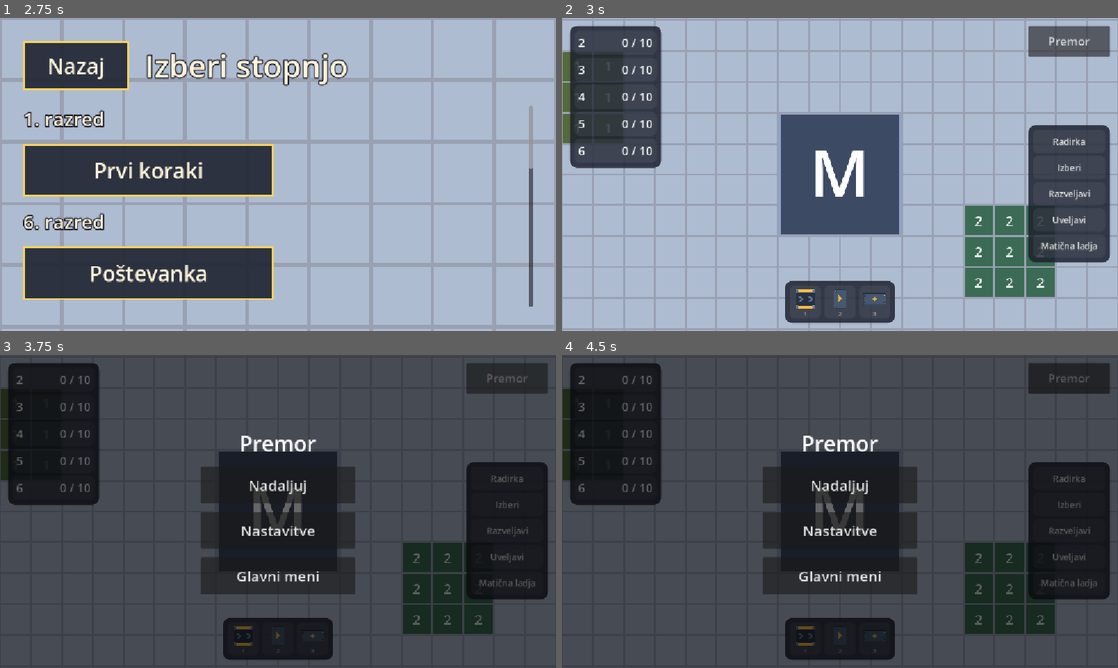
Above: before the commit, frames 1-4 (two rows, left to right).
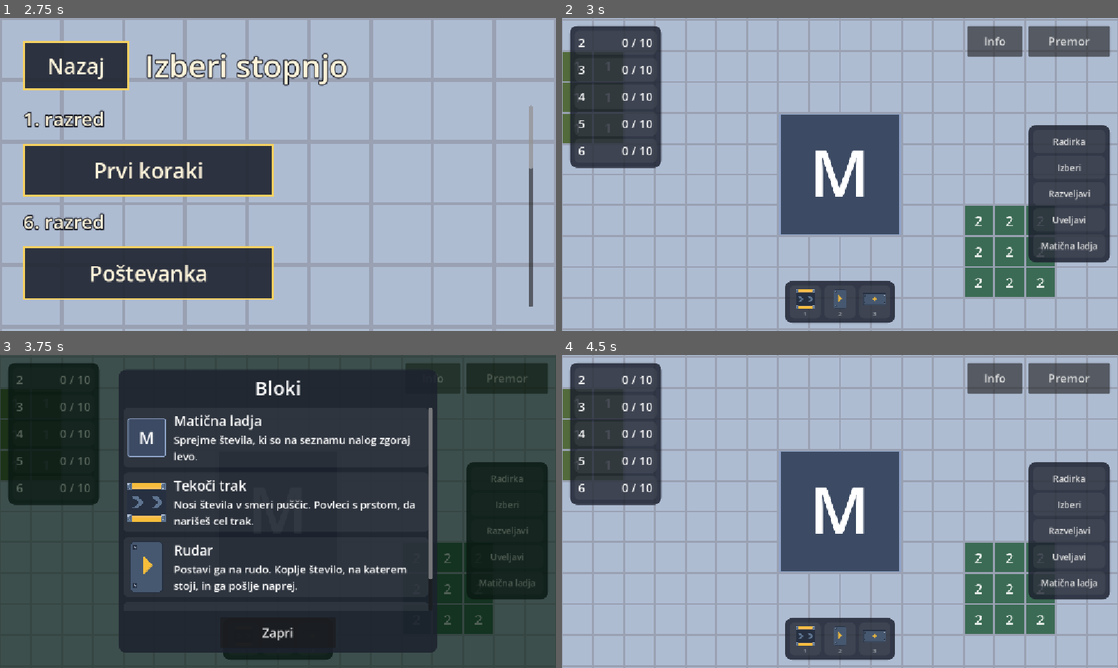
Above: after the commit, the same moments.

Repository: Maksim3l/MatFab
Game: Godot game, scene res://ui/main_menu.tscn
Two runs of this game, one before a commit and one after it. Both use one fixed random seed, a clock stepped at 60 frames per second and the inputs below.
Inputs (mouse positions are in pixels of both pictures, inside the frame that each line leads up to):
- Up to frame 1 (2.75 s): click "Igraj" at 0.5 s; click "Nazaj" at 1.25 s; click "Igraj" at 2 s
- Up to frame 2 (3 s): click "Prvi koraki" at 2.75 s
- Up to frame 3 (3.75 s): click "Premor" (after the commit: "Info") at 3.5 s
- Up to frame 4 (4.5 s): click (840, 633) at 4.25 s, where only the run after the commit has a clickable "Zapri"

Frame 1 is identical in both runs. In frame 2, 1.0% of the frame differs, in the area x 72-83%, y 2-13%; in frame 3, 25%; in frame 4, 99%, in the area x 0-100%, y 0-100%.

Commit message:
UI: Add tutorial panel, first-time block info and the Info window
Co-Authored-By: Claude Opus 5.5 <noreply@anthropic.com>

Diff:
--- a/game/game.gd
+++ b/game/game.gd
@@ -14,6 +14,8 @@
 var paused := false
 # Filled from progress.sav by the save store; level select marks these levels.
 var completed_levels: Array[StringName] = []
+# Blocks whose description the HUD has already shown once; the Info window shows them again.
+var seen_block_info: Array[StringName] = []
 
 
 func _ready() -> void:
--- a/game/play.gd
+++ b/game/play.gd
@@ -5,6 +5,8 @@
 @onready var action_bar: ActionBar = $UiLayer/ActionBar
 @onready var pause_menu: PauseMenu = $UiLayer/PauseMenu
 @onready var level_complete: LevelComplete = $UiLayer/LevelComplete
+@onready var tutorial_panel: TutorialPanel = $UiLayer/TutorialPanel
+@onready var block_info_menu: BlockInfoMenu = $UiLayer/BlockInfoMenu
 
 
 func _ready() -> void:
@@ -12,11 +14,16 @@
 	hud.show_goals(Game.sim.tracker)
 	hud.show_toolbar(world_view.build_tool)
 	hud.pause_pressed.connect(pause)
+	hud.info_pressed.connect(open_info)
+	block_info_menu.close_pressed.connect(close_info)
 	action_bar.show_tool(world_view.build_tool, Registry.controls_sorted)
 	pause_menu.resume_pressed.connect(resume)
 	pause_menu.main_menu_pressed.connect(Game.open.bind(&"main_menu"))
 	level_complete.main_menu_pressed.connect(Game.open.bind(&"main_menu"))
 	Game.level_completed.connect(level_complete.show)
+	Game.level_completed.connect(tutorial_panel.hide)
+	# The tutorial starts over on every visit; Preskoči hides it.
+	tutorial_panel.show_tutorial(Game.level.tutorial, Game.sim, world_view.build_tool)
 	if Game.sim.tracker.is_complete():
 		level_complete.show()
 	elif Game.paused:
@@ -27,6 +34,8 @@
 func go_back() -> void:
 	if level_complete.visible:
 		Game.open(&"main_menu")
+	elif block_info_menu.visible:
+		close_info()
 	elif pause_menu.visible:
 		resume()
 	elif not world_view.build_tool.cancel():
@@ -42,3 +51,17 @@
 func resume() -> void:
 	Game.paused = false
 	pause_menu.hide()
+
+
+# The Info window lists the mothership and every block the level offers; the sim waits while it is open.
+func open_info() -> void:
+	world_view.build_tool.cancel_gesture()
+	Game.paused = true
+	var defs: Array[BuildingDef] = [Registry.buildings[&"mothership"]]
+	defs.append_array(Game.level.buildable)
+	block_info_menu.show_blocks(defs)
+
+
+func close_info() -> void:
+	Game.paused = false
+	block_info_menu.hide()
--- a/game/play.tscn
+++ b/game/play.tscn
@@ -6,6 +6,8 @@
 [ext_resource type="PackedScene" path="res://ui/action_bar.tscn" id="4_bar"]
 [ext_resource type="PackedScene" path="res://ui/pause_menu.tscn" id="5_pause"]
 [ext_resource type="PackedScene" path="res://ui/level_complete.tscn" id="6_complete"]
+[ext_resource type="PackedScene" path="res://ui/tutorial_panel.tscn" id="7_tutorial"]
+[ext_resource type="PackedScene" path="res://ui/block_info_menu.tscn" id="8_info"]
 
 [node name="Play" type="Node"]
 script = ExtResource("1_play")
@@ -18,6 +20,12 @@
 
 [node name="ActionBar" parent="UiLayer" instance=ExtResource("4_bar")]
 
+[node name="TutorialPanel" parent="UiLayer" instance=ExtResource("7_tutorial")]
+visible = false
+
+[node name="BlockInfoMenu" parent="UiLayer" instance=ExtResource("8_info")]
+visible = false
+
 [node name="PauseMenu" parent="UiLayer" instance=ExtResource("5_pause")]
 visible = false
 
--- /dev/null
+++ b/game/tutorial.gd
@@ -0,0 +1,68 @@
+class_name Tutorial extends RefCounted
+
+signal step_changed
+signal finished
+
+var steps: Array[TutorialStep]
+var index := 0
+
+
+func _init(level_steps: Array[TutorialStep]) -> void:
+	steps = level_steps
+
+
+func current() -> TutorialStep:
+	return steps[index] if index < steps.size() else null
+
+
+func is_finished() -> bool:
+	return index >= steps.size()
+
+
+# Moves past every step the player has already done, so a step finished early is skipped.
+func update(sim: Simulation, tool_def: BuildingDef) -> void:
+	while not is_finished() and is_done(current(), sim, tool_def):
+		next()
+
+
+func next() -> void:
+	if is_finished():
+		return
+	index += 1
+	step_changed.emit()
+	if is_finished():
+		finished.emit()
+
+
+func skip() -> void:
+	if is_finished():
+		return
+	index = steps.size()
+	step_changed.emit()
+	finished.emit()
+
+
+static func is_done(step: TutorialStep, sim: Simulation, tool_def: BuildingDef) -> bool:
+	match step.goal:
+		TutorialStep.Goal.SELECT:
+			return tool_def != null and tool_def == step.block
+		TutorialStep.Goal.PLACE:
+			return placed_count(sim, step.block) >= step.amount
+		TutorialStep.Goal.DELIVER:
+			return delivered_count(sim.tracker) >= step.amount
+	return false
+
+
+static func placed_count(sim: Simulation, def: BuildingDef) -> int:
+	var count := 0
+	for building in sim.buildings:
+		if building.def == def:
+			count += 1
+	return count
+
+
+static func delivered_count(tracker: GoalTracker) -> int:
+	var count := 0
+	for number in tracker.received:
+		count += tracker.received[number]
+	return count
--- /dev/null
+++ b/ui/block_info_menu.gd
@@ -0,0 +1,74 @@
+class_name BlockInfoMenu extends Control
+
+signal close_pressed
+
+const ICON_SIZE := Vector2(80, 80)
+const NAME_FONT_SIZE := 28
+const TEXT_FONT_SIZE := 22
+const SYMBOL_FONT_SIZE := 34
+
+@onready var panel: PanelContainer = $Center/Panel
+@onready var rows: VBoxContainer = $Center/Panel/Column/Scroll/Rows
+@onready var close_button: Button = $Center/Panel/Column/CloseButton
+
+
+func _ready() -> void:
+	BarStyle.style_panel(panel)
+	close_button.pressed.connect(close_pressed.emit)
+
+
+# One row per block: its picture, its name and what it does.
+func show_blocks(defs: Array[BuildingDef]) -> void:
+	for child in rows.get_children():
+		child.queue_free()
+	for def in defs:
+		rows.add_child(make_row(def))
+	show()
+
+
+func make_row(def: BuildingDef) -> PanelContainer:
+	var row := PanelContainer.new()
+	row.add_theme_stylebox_override("panel", BarStyle.slot_box(BarStyle.SLOT_COLOR, 8))
+	var line := HBoxContainer.new()
+	line.add_theme_constant_override("separation", 16)
+	row.add_child(line)
+	line.add_child(make_icon(def))
+	var words := VBoxContainer.new()
+	words.size_flags_horizontal = Control.SIZE_EXPAND_FILL
+	words.alignment = BoxContainer.ALIGNMENT_CENTER
+	line.add_child(words)
+	words.add_child(make_label(def.display_name, NAME_FONT_SIZE))
+	words.add_child(make_label(def.description, TEXT_FONT_SIZE))
+	return row
+
+
+# Blocks without art yet show the symbol they are drawn with on the grid.
+func make_icon(def: BuildingDef) -> Control:
+	if def.sprite != null:
+		var picture := TextureRect.new()
+		picture.texture = def.sprite
+		picture.custom_minimum_size = ICON_SIZE
+		picture.expand_mode = TextureRect.EXPAND_IGNORE_SIZE
+		picture.stretch_mode = TextureRect.STRETCH_KEEP_ASPECT_CENTERED
+		picture.texture_filter = CanvasItem.TEXTURE_FILTER_NEAREST
+		return picture
+	var tile := make_label(def.symbol, SYMBOL_FONT_SIZE)
+	tile.custom_minimum_size = ICON_SIZE
+	tile.horizontal_alignment = HORIZONTAL_ALIGNMENT_CENTER
+	tile.vertical_alignment = VERTICAL_ALIGNMENT_CENTER
+	tile.autowrap_mode = TextServer.AUTOWRAP_OFF
+	var box := StyleBoxFlat.new()
+	box.bg_color = BuildingView.FILL_COLOR
+	box.border_color = BuildingView.BORDER_COLOR
+	box.set_border_width_all(2)
+	box.set_corner_radius_all(4)
+	tile.add_theme_stylebox_override("normal", box)
+	return tile
+
+
+func make_label(text: String, font_size: int) -> Label:
+	var label := Label.new()
+	label.text = text
+	label.autowrap_mode = TextServer.AUTOWRAP_WORD_SMART
+	label.add_theme_font_size_override("font_size", font_size)
+	return label
--- /dev/null
+++ b/ui/block_info_menu.tscn
@@ -0,0 +1,61 @@
+[gd_scene format=3]
+
+[ext_resource type="Script" path="res://ui/block_info_menu.gd" id="1_info"]
+
+[node name="BlockInfoMenu" type="Control"]
+layout_mode = 3
+anchors_preset = 15
+anchor_right = 1.0
+anchor_bottom = 1.0
+grow_horizontal = 2
+grow_vertical = 2
+script = ExtResource("1_info")
+
+[node name="Shade" type="ColorRect" parent="."]
+layout_mode = 1
+anchors_preset = 15
+anchor_right = 1.0
+anchor_bottom = 1.0
+grow_horizontal = 2
+grow_vertical = 2
+color = Color(0, 0.08, 0.02, 0.65)
+
+[node name="Center" type="CenterContainer" parent="."]
+layout_mode = 1
+anchors_preset = 15
+anchor_right = 1.0
+anchor_bottom = 1.0
+grow_horizontal = 2
+grow_vertical = 2
+mouse_filter = 2
+
+[node name="Panel" type="PanelContainer" parent="Center"]
+layout_mode = 2
+
+[node name="Column" type="VBoxContainer" parent="Center/Panel"]
+layout_mode = 2
+theme_override_constants/separation = 14
+
+[node name="Title" type="Label" parent="Center/Panel/Column"]
+layout_mode = 2
+theme_override_font_sizes/font_size = 40
+text = "Bloki"
+horizontal_alignment = 1
+
+[node name="Scroll" type="ScrollContainer" parent="Center/Panel/Column"]
+custom_minimum_size = Vector2(640, 420)
+layout_mode = 2
+horizontal_scroll_mode = 0
+
+[node name="Rows" type="VBoxContainer" parent="Center/Panel/Column/Scroll"]
+layout_mode = 2
+size_flags_horizontal = 3
+theme_override_constants/separation = 10
+
+[node name="CloseButton" type="Button" parent="Center/Panel/Column"]
+custom_minimum_size = Vector2(240, 64)
+layout_mode = 2
+size_flags_horizontal = 4
+focus_mode = 0
+theme_override_font_sizes/font_size = 26
+text = "Zapri"
--- a/ui/hud.gd
+++ b/ui/hud.gd
@@ -1,6 +1,7 @@
 class_name Hud extends Control
 
 signal pause_pressed
+signal info_pressed
 
 const GOAL_FONT_SIZE := 24
 const GOAL_ROW_WIDTH := 170
@@ -18,16 +19,22 @@
 var goal_rows: Dictionary[int, PanelContainer] = {}
 var build_tool: BuildTool
 var slot_buttons: Dictionary[BuildingDef, Button] = {}
+# The block whose description is above the hotbar, or null.
+var info_def: BuildingDef
 
 @onready var goal_panel: PanelContainer = $GoalPanel
 @onready var goal_list: VBoxContainer = $GoalPanel/GoalList
 @onready var toolbar: PanelContainer = $Toolbar
 @onready var slot_list: HBoxContainer = $Toolbar/Slots
 @onready var pause_button: Button = $PauseButton
+@onready var info_button: Button = $InfoButton
+@onready var block_info: PanelContainer = $BlockInfo
+@onready var block_info_text: Label = $BlockInfo/Text
 
 
 func _ready() -> void:
 	pause_button.pressed.connect(pause_pressed.emit)
+	info_button.pressed.connect(info_pressed.emit)
 
 
 func show_goals(goal_tracker: GoalTracker) -> void:
@@ -149,3 +156,19 @@
 func refresh_toolbar() -> void:
 	for def in slot_buttons:
 		slot_buttons[def].set_pressed_no_signal(build_tool.tool_def == def)
+	refresh_block_info()
+
+
+# The first time a block becomes the tool, a line above the hotbar says what it does until the tool changes.
+# After that the Info window holds every description.
+func refresh_block_info() -> void:
+	var def := build_tool.tool_def
+	if def != info_def:
+		var first_time := def != null and def.description != "" and not Game.seen_block_info.has(def.id)
+		info_def = def if first_time else null
+		if first_time:
+			Game.seen_block_info.append(def.id)
+	block_info.visible = info_def != null
+	if block_info.visible:
+		BarStyle.style_panel(block_info)
+		block_info_text.text = "%s: %s" % [info_def.display_name, info_def.description]
--- a/ui/hud.tscn
+++ b/ui/hud.tscn
@@ -39,6 +39,20 @@
 theme_override_font_sizes/font_size = 24
 text = "Premor"
 
+[node name="InfoButton" type="Button" parent="."]
+layout_mode = 1
+anchors_preset = 1
+anchor_left = 1.0
+anchor_right = 1.0
+offset_left = -312.0
+offset_top = 16.0
+offset_right = -198.0
+offset_bottom = 80.0
+grow_horizontal = 0
+focus_mode = 0
+theme_override_font_sizes/font_size = 24
+text = "Info"
+
 [node name="Toolbar" type="PanelContainer" parent="."]
 layout_mode = 1
 anchors_preset = 7
@@ -55,3 +69,25 @@
 layout_mode = 2
 mouse_filter = 2
 theme_override_constants/separation = 8
+
+[node name="BlockInfo" type="PanelContainer" parent="."]
+visible = false
+layout_mode = 1
+anchors_preset = 7
+anchor_left = 0.5
+anchor_top = 1.0
+anchor_right = 0.5
+anchor_bottom = 1.0
+offset_left = -260.0
+offset_top = -124.0
+offset_right = 260.0
+offset_bottom = -124.0
+grow_horizontal = 2
+grow_vertical = 0
+mouse_filter = 2
+
+[node name="Text" type="Label" parent="BlockInfo"]
+layout_mode = 2
+theme_override_font_sizes/font_size = 20
+horizontal_alignment = 1
+autowrap_mode = 3
--- /dev/null
+++ b/ui/tutorial_panel.gd
@@ -0,0 +1,57 @@
+class_name TutorialPanel extends PanelContainer
+
+const TEXT_FONT_SIZE := 24
+const HEADER_FONT_SIZE := 18
+const HEADER_COLOR := Color(1, 1, 1, 0.55)
+
+var tutorial: Tutorial
+var sim: Simulation
+var build_tool: BuildTool
+
+@onready var step_label: Label = $Rows/Header/StepLabel
+@onready var skip_button: Button = $Rows/Header/SkipButton
+@onready var text_label: Label = $Rows/TextLabel
+@onready var next_button: Button = $Rows/NextButton
+
+
+func _ready() -> void:
+	BarStyle.style_panel(self)
+	step_label.add_theme_font_size_override("font_size", HEADER_FONT_SIZE)
+	step_label.add_theme_color_override("font_color", HEADER_COLOR)
+	text_label.add_theme_font_size_override("font_size", TEXT_FONT_SIZE)
+	skip_button.pressed.connect(skip)
+	next_button.pressed.connect(next)
+
+
+func show_tutorial(steps: Array[TutorialStep], simulation: Simulation, tool: BuildTool) -> void:
+	sim = simulation
+	build_tool = tool
+	tutorial = Tutorial.new(steps)
+	tutorial.step_changed.connect(refresh)
+	refresh()
+
+
+# Polls instead of listening to signals: a conveyor drag places without the tool emitting state_changed.
+func _process(_delta: float) -> void:
+	if tutorial != null and not tutorial.is_finished():
+		tutorial.update(sim, build_tool.tool_def)
+
+
+func refresh() -> void:
+	var step := tutorial.current()
+	visible = step != null
+	if step == null:
+		return
+	step_label.text = "Navodila %d / %d" % [tutorial.index + 1, tutorial.steps.size()]
+	text_label.text = step.text
+	next_button.visible = step.goal == TutorialStep.Goal.READ
+	next_button.text = "Začni igrati" if tutorial.index == tutorial.steps.size() - 1 else "Naprej"
+	skip_button.visible = tutorial.index < tutorial.steps.size() - 1
+
+
+func next() -> void:
+	tutorial.next()
+
+
+func skip() -> void:
+	tutorial.skip()
--- /dev/null
+++ b/ui/tutorial_panel.tscn
@@ -0,0 +1,45 @@
+[gd_scene format=3]
+
+[ext_resource type="Script" path="res://ui/tutorial_panel.gd" id="1_tutorial"]
+
+[node name="TutorialPanel" type="PanelContainer"]
+layout_mode = 3
+anchors_preset = 5
+anchor_left = 0.5
+anchor_right = 0.5
+offset_left = -250.0
+offset_top = 16.0
+offset_right = 250.0
+offset_bottom = 16.0
+grow_horizontal = 2
+script = ExtResource("1_tutorial")
+
+[node name="Rows" type="VBoxContainer" parent="."]
+layout_mode = 2
+theme_override_constants/separation = 10
+
+[node name="Header" type="HBoxContainer" parent="Rows"]
+layout_mode = 2
+
+[node name="StepLabel" type="Label" parent="Rows/Header"]
+layout_mode = 2
+size_flags_horizontal = 3
+text = "Navodila"
+
+[node name="SkipButton" type="Button" parent="Rows/Header"]
+layout_mode = 2
+focus_mode = 0
+theme_override_font_sizes/font_size = 18
+text = "Preskoči"
+
+[node name="TextLabel" type="Label" parent="Rows"]
+layout_mode = 2
+autowrap_mode = 3
+
+[node name="NextButton" type="Button" parent="Rows"]
+custom_minimum_size = Vector2(200, 56)
+layout_mode = 2
+size_flags_horizontal = 8
+focus_mode = 0
+theme_override_font_sizes/font_size = 24
+text = "Naprej"
Not shown, added: game/tutorial.gd.uid
Not shown, added: ui/block_info_menu.gd.uid
Not shown, added: ui/tutorial_panel.gd.uid
